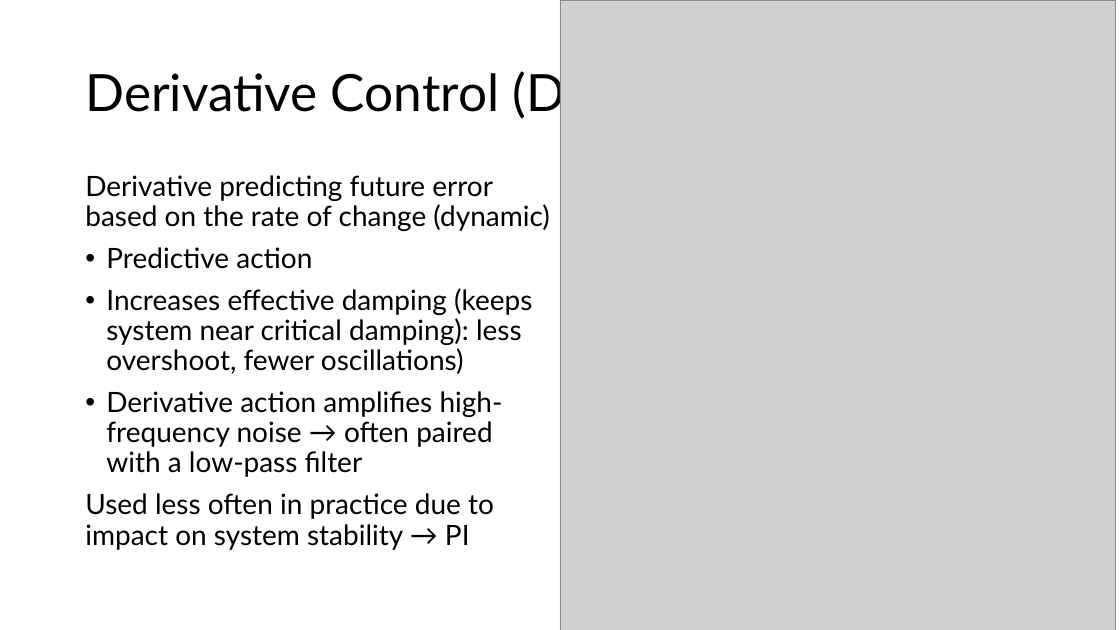
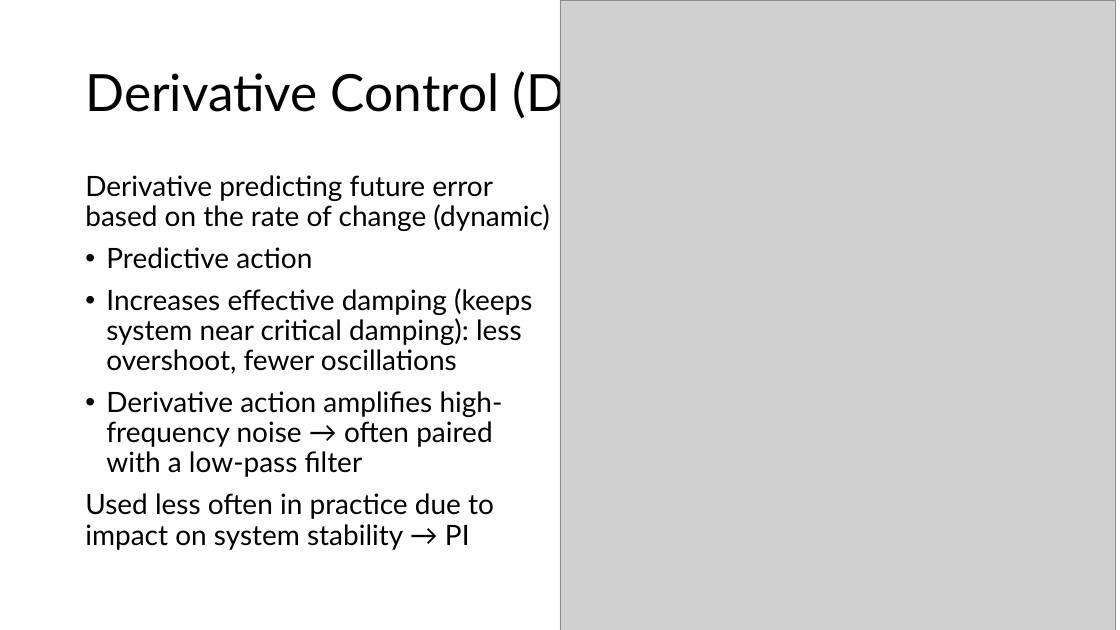
Before and after one commit to FelixWick/control_engineering, a slide deck: slide 16 of slides/2_continuous_controllers.pptx. Drawn at 1120x630 pixels with LibreOffice and Linux fonts; fonts in the diff are those of the drawing; grey boxes stand for pictures. Boxes give left, top, right and bottom in pixels: in the first picture for what was removed or moved away, otherwise in the second. Text is boxed around its words. In the diff, an @@ line names an element or a change of style, - is before the commit and + after.

```diff
--- a/slides/2_continuous_controllers.pptx
+++ b/slides/2_continuous_controllers.pptx
@@ text at [106, 288, 532, 374]: text changed @@
-• Increases effective damping (keeps system near critical damping): less overshoot, fewer oscillations)
+• Increases effective damping (keeps system near critical damping): less overshoot, fewer oscillations
```
Also in this commit, not shown: 3 other files.
